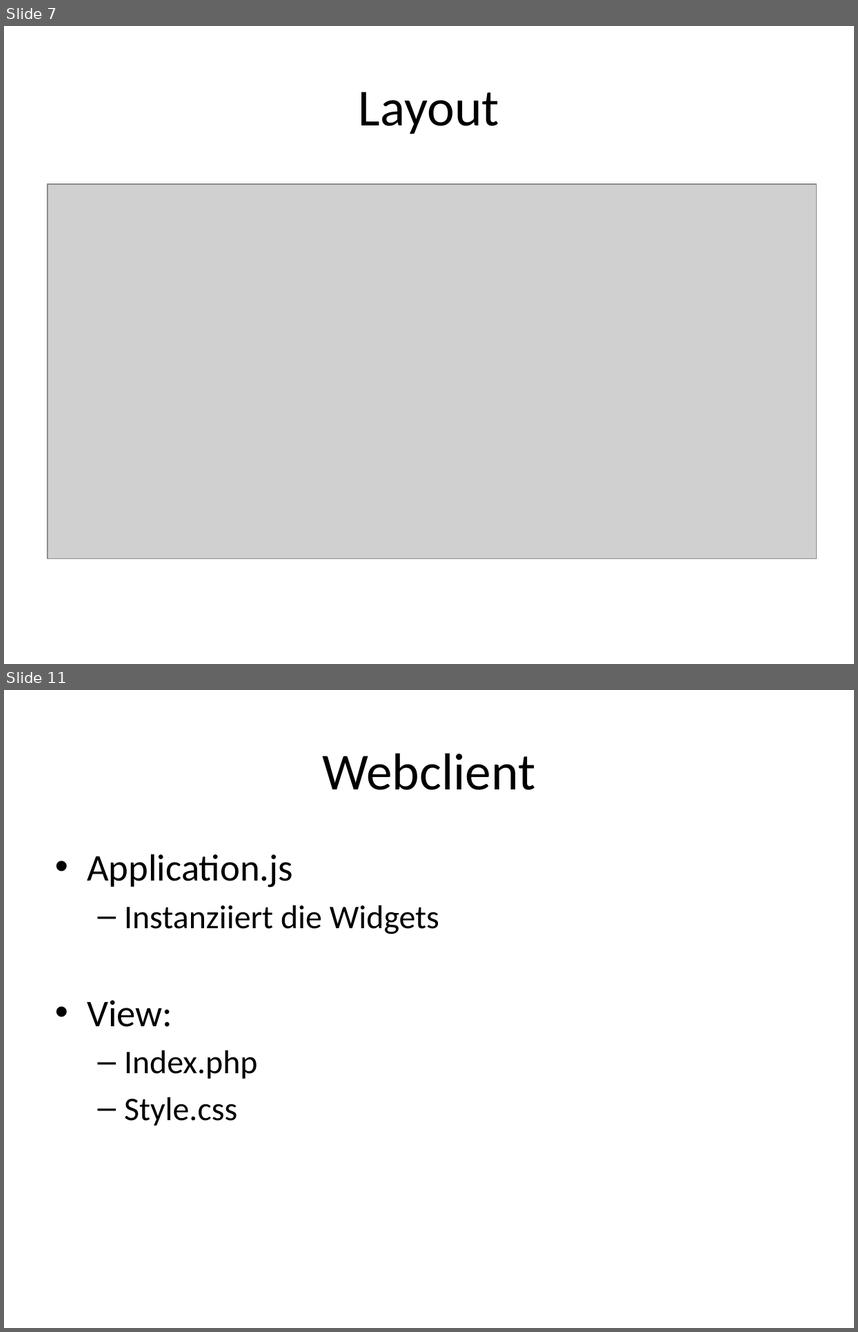
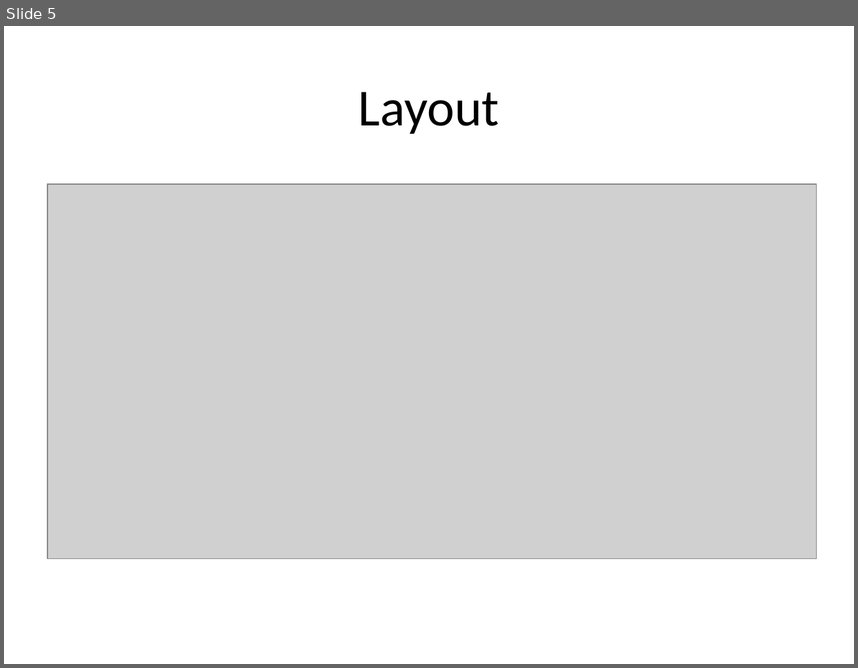
Before and after one commit to patpiech88/SportfreundeRFH, a slide deck: Dokumentation/SportfreundeRFH.pptx. Shown one above the other, each under a label of ours: slides 7 and 11 before the commit, slide 5 after it; the slides between them are not shown. The pictures are 858x1332 and 858x668 pixels, drawn with LibreOffice and Linux fonts; fonts in the diff are those of the drawing; grey boxes stand for pictures. Boxes give left, top, right and bottom in pixels: in the first picture for what was removed or moved away, otherwise in the second. Text is boxed around its words. In the diff, an @@ line names an element or a change of style, - is before the commit and + after.

```diff
--- a/Dokumentation/SportfreundeRFH.pptx
+++ b/Dokumentation/SportfreundeRFH.pptx
@@ slide 11 removed at box(4, 690, 854, 1328), background #FFFFFF @@
@@ title removed at box(322, 753, 535, 790) @@
-Webclient
@@ text removed at box(87, 854, 439, 1125) @@
-• Application.js
-  – Instanziiert die Widgets
-• View:
-  – Index.php
-  – Style.css
@@ what was slide 7 is now slide 5 @@
```
Also in this commit, not shown: 5 slides changed, 9 slides added, 5 other slides removed.
